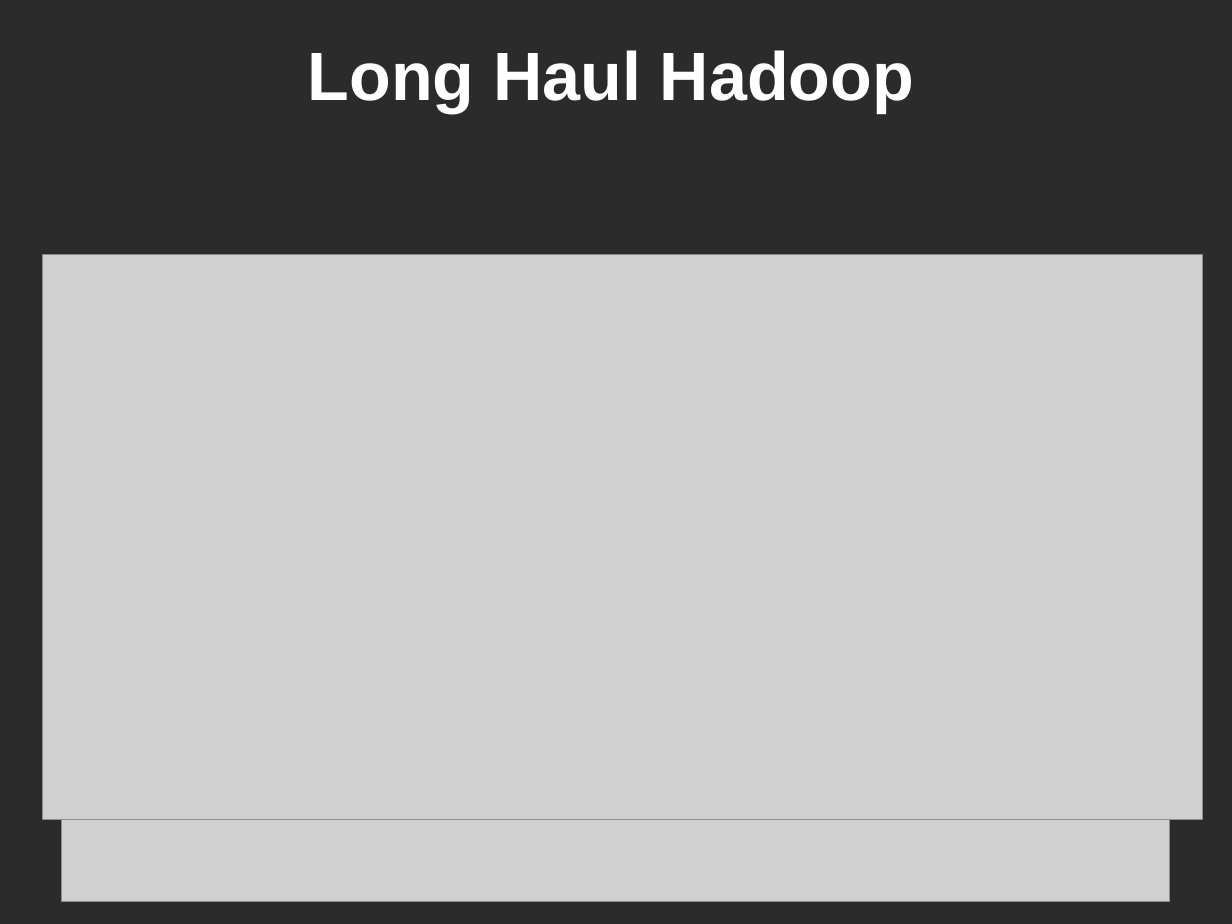
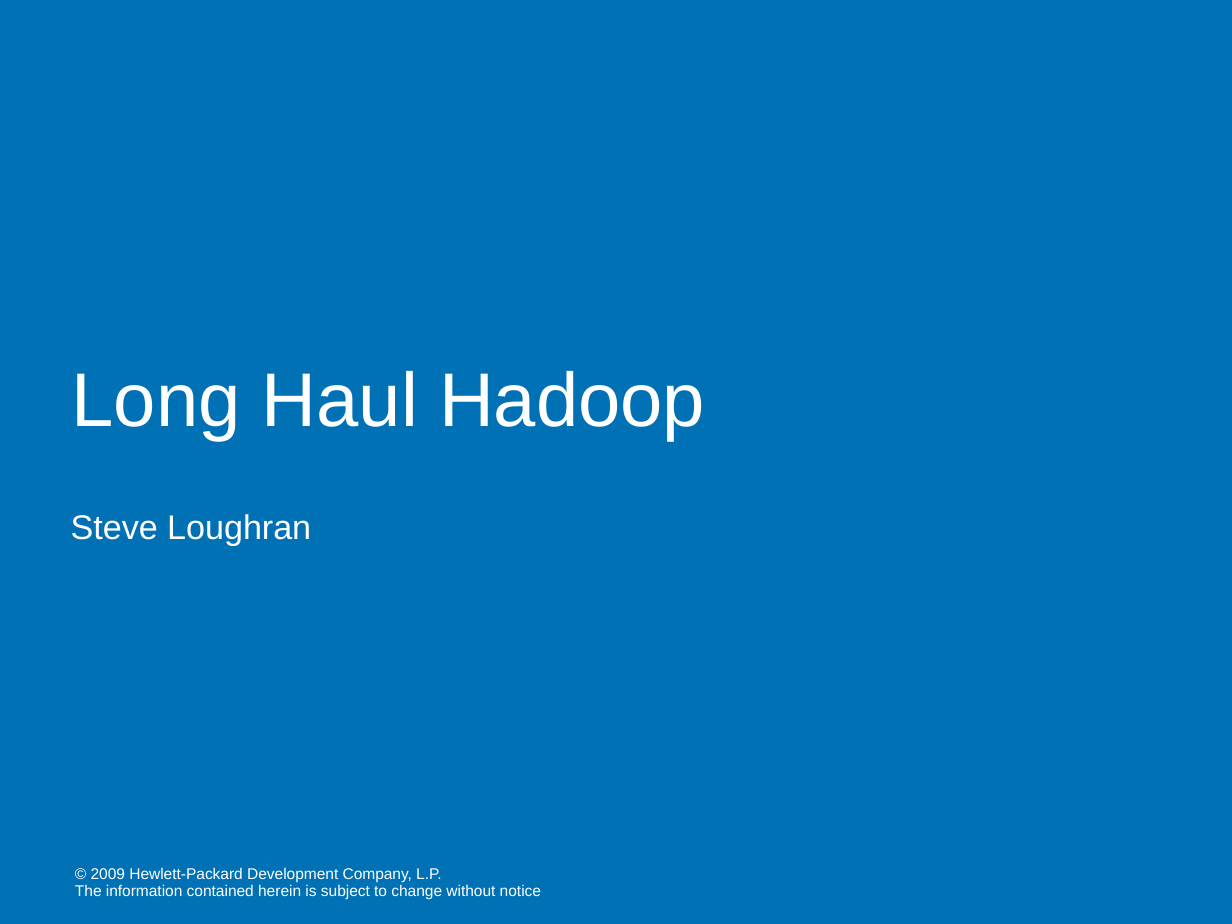
Before and after one commit to rhusar/smartfrog, a slide deck: slide 1 of core/components/hadoop/doc/workshop/mombasa.ppt. Drawn at 1232x924 pixels with LibreOffice and Linux fonts; fonts in the diff are those of the drawing; grey boxes stand for pictures; background and template pictures are left out; a plain dark background stands for a picture behind light text. Boxes give left, top, right and bottom in pixels: in the first picture for what was removed or moved away, otherwise in the second. Text is boxed around its words. In the diff, an @@ line names an element or a change of style, - is before the commit and + after.

```diff
--- a/core/components/hadoop/doc/workshop/mombasa.ppt
+++ b/core/components/hadoop/doc/workshop/mombasa.ppt
@@ background picture (left out) to #0071B4 @@
@@ title "Long Haul Hadoop": place and size @@
-title "Long Haul Hadoop" at [308,50,914,113]
+title "Long Haul Hadoop" at [72,371,705,441]
@@ title "Long Haul Hadoop" at [72,371,705,441]: size 44 to 49 pt, bold off; alignment centre to left; line spacing 0.87 to 0.9; more space between paragraphs; vertical alignment middle to bottom @@
@@ picture removed at [42,255,1203,821] @@
@@ picture removed at [61,292,1171,902] @@
@@ subtitle added at [71,514,311,546], 22 pt, text #FFFFFF @@
+Steve Loughran
@@ text added at [75,867,541,899], 10 pt, text #FFFFFF @@
+© 2009 Hewlett-Packard Development Company, L.P.
+The information contained herein is subject to change without notice
```
Also in this commit, not shown: 8 other slides changed, 4 slides added, 2 slides removed, 2 other files.
